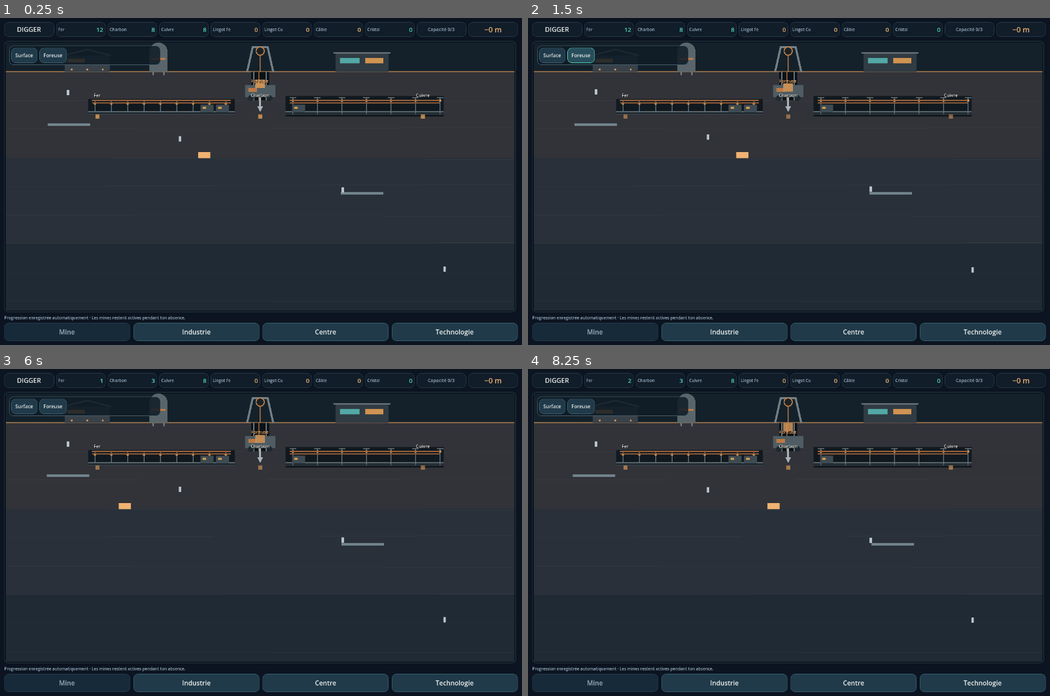
Above: before the commit, frames 1-4 (two rows, left to right).
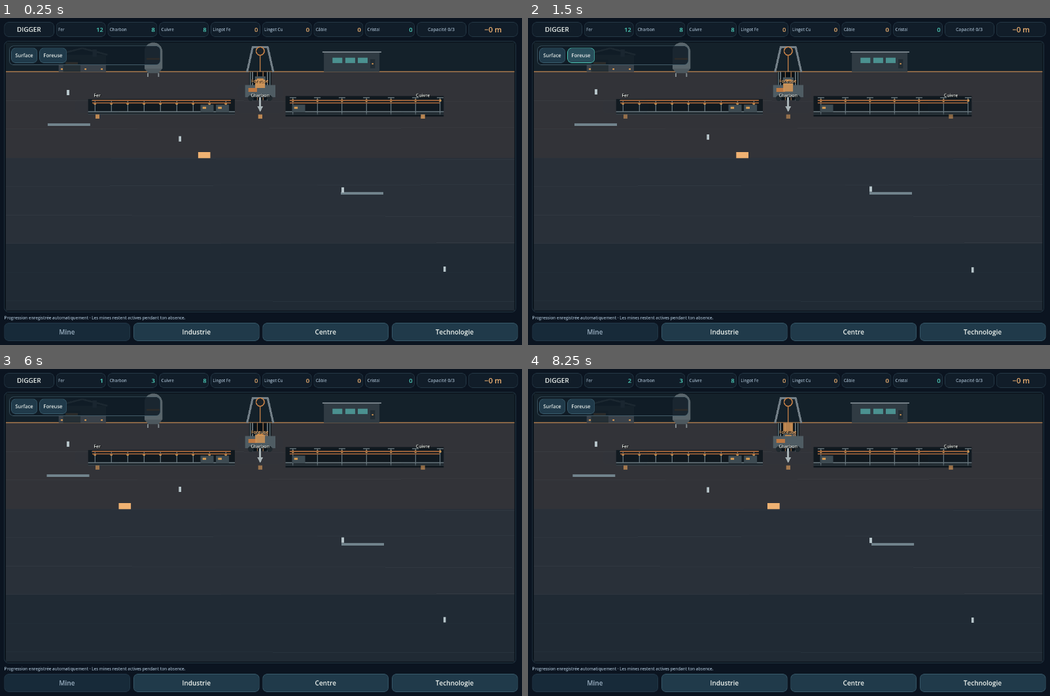
Above: after the commit, the same moments.

Repository: devjonathan1999-del/Project-Digger
Game: Godot game, scene res://scenes/main.tscn
Same seed, same stepped clock (60 frames per second), same inputs: the game is played once before the commit and once after it.
Inputs:
- Up to frame 1 (0.25 s): no input
- Up to frame 2 (1.5 s): click "Surface" at 0.5 s; click "Foreuse" at 1.25 s
- Up to frame 3 (6 s): click "Industrie" at 2 s; click "Améliorer" at 2.75 s; click "Lingot de fer" at 3.5 s; click "Lancer le lot" at 4.25 s; click "Câble" at 5 s; click "Mine" at 5.75 s
- Up to frame 4 (8.25 s): click "Centre" at 6.5 s; click "Technologie" at 7.25 s; click "Mine" at 8 s

The runs differ from the first frame. In frame 1, 0.7% of the frame differs, in the area x 11-75%, y 7-26%; in frame 2, 0.8%; in frame 3, 0.7%; in frame 4, 0.7%.

Commit message:
feat: deepen shaft and surface mine presentation

Diff:
--- a/src/industry/ui/mine_scene_renderer.gd
+++ b/src/industry/ui/mine_scene_renderer.gd
@@ -7,6 +7,7 @@
 const PIXELS_PER_METER := 7.0
 const SURFACE_Y := 72.0
 const GALLERY_HORIZONS := [12, 30, 60, 90, 120, 150]
+const SHAFT_PLATFORM_HORIZONS := [30, 60, 90, 120, 150]
 
 var surface_module_count := 0
 var gallery_detail_count := 0
@@ -15,6 +16,10 @@
 var gallery_silhouette_count := 0
 var broken_rail_count := 0
 var alcove_count := 0
+var shaft_platform_count := 0
+var shaft_utility_count := 0
+var surface_feature_count := 0
+var ventilation_visible := false
 
 var _session
 var _world: Control
@@ -39,6 +44,8 @@
     gallery_detail_count = 5 if depth >= 30 else 3
     deep_accent_strength = accent_strength_for_depth(depth)
     _update_gallery_metrics(depth, center_level)
+    _update_shaft_metrics(depth)
+    _update_surface_metrics(center_level)
     queue_redraw()
 
 func accent_strength_for_depth(depth: int) -> float:
@@ -91,6 +98,19 @@
                 broken_rail_count += 1
             if int(profile["alcove_side"]) >= 0:
                 alcove_count += 1
+
+func _update_shaft_metrics(depth: int) -> void:
+    shaft_platform_count = 0
+    for horizon in SHAFT_PLATFORM_HORIZONS:
+        if horizon <= depth:
+            shaft_platform_count += 1
+    shaft_utility_count = 4 if depth > 0 else 0
+
+func _update_surface_metrics(center_level: int) -> void:
+    var profile: Dictionary = Layout.surface_profile(center_level)
+    var modules: Array = profile["modules"]
+    surface_feature_count = modules.size()
+    ventilation_visible = modules.has("ventilation")
 
 func _draw() -> void:
     if _state.is_empty():
@@ -136,21 +156,27 @@
     var y := _depth_to_y(0.0)
     if y < -90.0 or y > size.y + 90.0:
         return
-    draw_rect(Rect2(0, y - 74.0, size.x, 74.0), Color("14212a"))
+    draw_rect(Rect2(0, y - 78.0, size.x, 78.0), Color("14212a"))
     draw_line(Vector2(0, y), Vector2(size.x, y), Color("8e6a48"), 3.0)
 
+    var profile: Dictionary = Layout.surface_profile(int(_state.get("center_level", 1)))
+    var modules: Array = profile["modules"]
     var center := size.x * 0.50
-    _draw_headframe(center, y)
-    _draw_workshop(size.x * 0.16, y)
-    _draw_silo(size.x * 0.30, y)
-    _draw_operations(size.x * 0.70, y)
-
-    var level := int(_state.get("center_level", 1))
-    if level >= 4:
-        _draw_crane(size.x * 0.83, y)
-    if level >= 5:
-        _draw_antenna(size.x * 0.91, y)
-    if level >= 6:
+    if modules.has("headframe"):
+        _draw_headframe(center, y)
+    if modules.has("workshop"):
+        _draw_workshop(size.x * 0.15, y)
+    if modules.has("silo"):
+        _draw_silo(size.x * 0.29, y)
+    if modules.has("operations"):
+        _draw_operations(size.x * 0.68, y)
+    if modules.has("ventilation"):
+        _draw_ventilation(size.x * 0.80, y, center)
+    if modules.has("crane"):
+        _draw_crane(size.x * 0.86, y)
+    if modules.has("antenna"):
+        _draw_antenna(size.x * 0.94, y)
+    if modules.has("pipe_network"):
         _draw_surface_pipe_network(y)
 
 func _draw_headframe(x: float, ground_y: float) -> void:
@@ -164,26 +190,48 @@
     draw_line(Vector2(x, ground_y - 41), Vector2(x, ground_y + 12), copper, 2.0)
 
 func _draw_workshop(x: float, ground_y: float) -> void:
-    var rect := Rect2(x - 55, ground_y - 40, 110, 40)
+    var rect := Rect2(x - 58, ground_y - 42, 116, 42)
     draw_rect(rect, Color("394149"))
-    draw_rect(Rect2(rect.position + Vector2(7, 8), Vector2(42, 9)), Color("d3934f"))
-    draw_line(Vector2(x - 58, ground_y - 40), Vector2(x, ground_y - 55), Color("646f76"), 4.0)
-    draw_line(Vector2(x, ground_y - 55), Vector2(x + 58, ground_y - 40), Color("646f76"), 4.0)
-    for px in [-38.0, 0.0, 38.0]:
-        draw_circle(Vector2(x + px, ground_y - 6), 2.5, Color("d69a55"))
+    draw_line(Vector2(x - 62, ground_y - 42), Vector2(x, ground_y - 58), Color("646f76"), 4.0)
+    draw_line(Vector2(x, ground_y - 58), Vector2(x + 62, ground_y - 42), Color("646f76"), 4.0)
+    draw_rect(Rect2(x - 47, ground_y - 30, 42, 30), Color("252f35"))
+    draw_rect(Rect2(x - 41, ground_y - 24, 30, 6), Color("d3934f"))
+    draw_rect(Rect2(x + 25, ground_y - 55, 10, 18), Color("59656b"))
+    for px in [-50.0, 8.0, 48.0]:
+        draw_circle(Vector2(x + px, ground_y - 7), 2.5, Color("d69a55"))
 
 func _draw_silo(x: float, ground_y: float) -> void:
-    draw_rect(Rect2(x - 22, ground_y - 50, 44, 50), Color("59656b"))
+    draw_rect(Rect2(x - 22, ground_y - 50, 44, 42), Color("59656b"))
     draw_circle(Vector2(x, ground_y - 50), 22.0, Color("59656b"))
-    draw_line(Vector2(x - 13, ground_y), Vector2(x - 13, ground_y + 8), Color("868f93"), 3.0)
-    draw_line(Vector2(x + 13, ground_y), Vector2(x + 13, ground_y + 8), Color("868f93"), 3.0)
+    draw_colored_polygon(PackedVector2Array([
+        Vector2(x - 22, ground_y - 8),
+        Vector2(x + 22, ground_y - 8),
+        Vector2(x + 12, ground_y + 3),
+        Vector2(x - 12, ground_y + 3),
+    ]), Color("4d585e"))
+    draw_line(Vector2(x - 13, ground_y + 3), Vector2(x - 13, ground_y + 12), Color("868f93"), 3.0)
+    draw_line(Vector2(x + 13, ground_y + 3), Vector2(x + 13, ground_y + 12), Color("868f93"), 3.0)
     draw_rect(Rect2(x - 17, ground_y - 34, 34, 4), Color("c77b40"))
 
 func _draw_operations(x: float, ground_y: float) -> void:
-    draw_rect(Rect2(x - 65, ground_y - 45, 130, 45), Color("303b43"))
-    draw_rect(Rect2(x - 54, ground_y - 34, 48, 13), Color("53a8a5"))
-    draw_rect(Rect2(x + 8, ground_y - 34, 44, 13), Color("d09452"))
-    draw_line(Vector2(x - 70, ground_y - 46), Vector2(x + 70, ground_y - 46), Color("78838a"), 3.0)
+    draw_rect(Rect2(x - 68, ground_y - 47, 136, 47), Color("303b43"))
+    draw_line(Vector2(x - 72, ground_y - 48), Vector2(x + 72, ground_y - 48), Color("78838a"), 3.0)
+    for offset in [-47.0, -16.0, 15.0]:
+        draw_rect(Rect2(x + offset, ground_y - 35, 24, 13), Color("4b9190"))
+    draw_rect(Rect2(x + 45, ground_y - 31, 12, 22), Color("222d34"))
+    draw_circle(Vector2(x + 51, ground_y - 20), 2.0, Color("d09452"))
+
+func _draw_ventilation(x: float, ground_y: float, shaft_x: float) -> void:
+    var housing := Rect2(x - 30, ground_y - 38, 60, 38)
+    draw_rect(housing, Color("3d484e"))
+    var fan_center := Vector2(x, ground_y - 19)
+    draw_circle(fan_center, 14.0, Color("1c272d"))
+    draw_arc(fan_center, 14.0, 0.0, TAU, 24, Color("75848a"), 3.0)
+    for angle in [0.0, PI * 0.5, PI, PI * 1.5]:
+        draw_line(fan_center, fan_center + Vector2(cos(angle), sin(angle)) * 11.0, Color("75848a"), 3.0)
+    var duct_y := ground_y - 11.0
+    draw_line(Vector2(x - 30, duct_y), Vector2(shaft_x + 24, duct_y), Color("65747a"), 7.0)
+    draw_line(Vector2(shaft_x + 24, duct_y), Vector2(shaft_x + 24, ground_y + 12), Color("65747a"), 7.0)
 
 func _draw_crane(x: float, ground_y: float) -> void:
     var steel := Color("6e787d")
@@ -208,13 +256,42 @@
     var bottom_y := _depth_to_y(bottom_depth)
     var top := minf(top_y, bottom_y)
     var height := absf(bottom_y - top_y)
-    draw_rect(Rect2(x - 22, top, 44, height), Color("091117"))
-    draw_line(Vector2(x - 15, top_y), Vector2(x - 15, bottom_y), Color("69757b"), 3.0)
-    draw_line(Vector2(x + 15, top_y), Vector2(x + 15, bottom_y), Color("69757b"), 3.0)
-    draw_line(Vector2(x - 3, top_y), Vector2(x - 3, bottom_y), Color("b17140"), 1.5)
+    var steel := Color("69757b")
+    var amber := Color("cf8e4c")
+    draw_rect(Rect2(x - 27, top, 54, height), Color("091117"))
+
+    draw_line(Vector2(x - 18, top_y), Vector2(x - 18, bottom_y), steel, 3.0)
+    draw_line(Vector2(x + 18, top_y), Vector2(x + 18, bottom_y), steel, 3.0)
+    draw_line(Vector2(x - 7, top_y), Vector2(x - 7, bottom_y), Color("9a704b"), 1.5)
+    draw_line(Vector2(x + 7, top_y), Vector2(x + 7, bottom_y), Color("9a704b"), 1.5)
+    draw_line(Vector2(x - 24, top_y), Vector2(x - 24, bottom_y), Color("6d8288"), 2.0)
+    draw_line(Vector2(x + 24, top_y), Vector2(x + 24, bottom_y), Color("6d8288"), 2.0)
+
+    var travel_top := minf(top_y, bottom_y) + 22.0
+    var travel_bottom := maxf(top_y, bottom_y) - 28.0
+    var travel_span := maxf(0.0, travel_bottom - travel_top)
+    var elevator_t := fposmod(_phase() * 0.08, 1.0)
+    var elevator_y := travel_top + travel_span * elevator_t
+    draw_rect(Rect2(x - 13, elevator_y - 11, 26, 22), Color("48555b"))
+    draw_rect(Rect2(x - 8, elevator_y - 6, 16, 5), amber)
+
+    var counter_y := travel_bottom - travel_span * elevator_t
+    draw_rect(Rect2(x + 11, counter_y - 8, 9, 16), Color("7d6653"))
+
+    var previous_platform_y := top_y
     for depth_value in range(10, int(bottom_depth) + 1, 10):
         var y := _depth_to_y(float(depth_value))
-        draw_line(Vector2(x - 18, y), Vector2(x + 18, y), Color("39464d"), 1.0)
+        draw_line(Vector2(x - 20, y), Vector2(x + 20, y), Color("39464d"), 1.0)
+        if depth_value % 30 != 0:
+            continue
+        draw_rect(Rect2(x - 31, y - 3, 62, 6), Color("56646a"))
+        draw_line(Vector2(x - 31, y), Vector2(x - 54, y), Color("65747a"), 4.0)
+        draw_line(Vector2(x + 31, y), Vector2(x + 54, y), Color("65747a"), 4.0)
+        draw_line(Vector2(x - 20, previous_platform_y), Vector2(x + 20, y), Color("344147"), 1.0)
+        draw_line(Vector2(x + 20, previous_platform_y), Vector2(x - 20, y), Color("344147"), 1.0)
+        draw_circle(Vector2(x - 27, y - 8), 2.5, amber)
+        draw_circle(Vector2(x + 27, y - 8), 2.5, amber)
+        previous_platform_y = y
 
 func _draw_galleries() -> void:
     var current_depth := int(_state.get("depth", 0))
